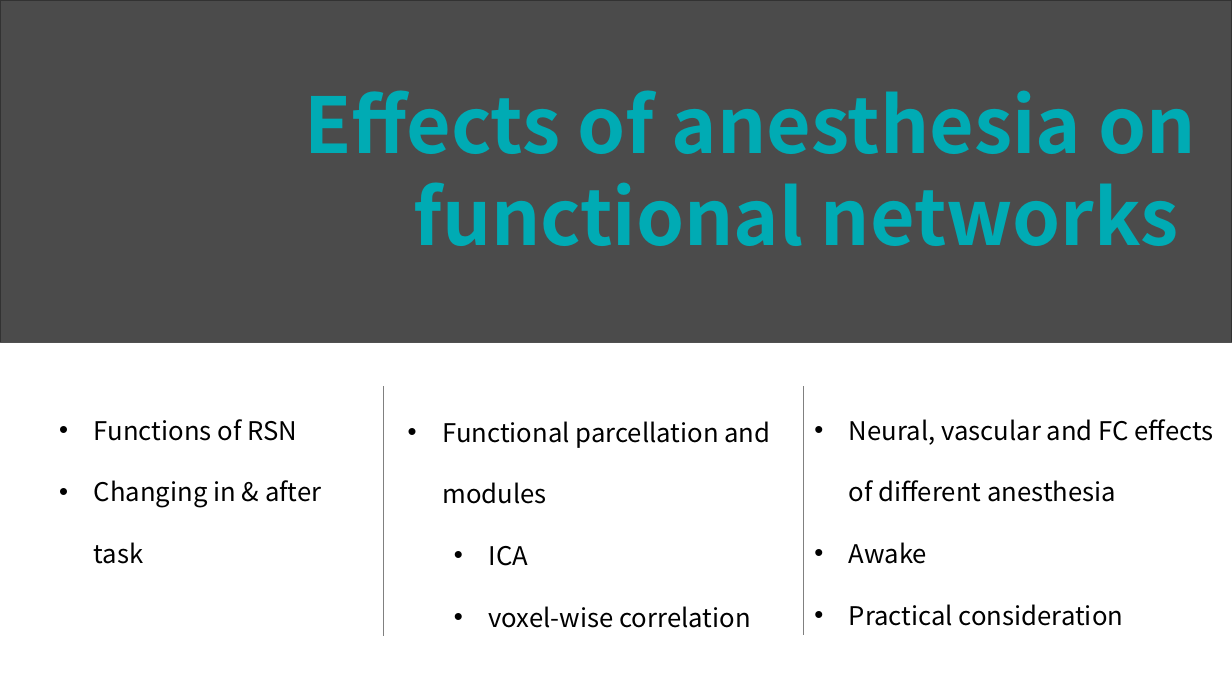
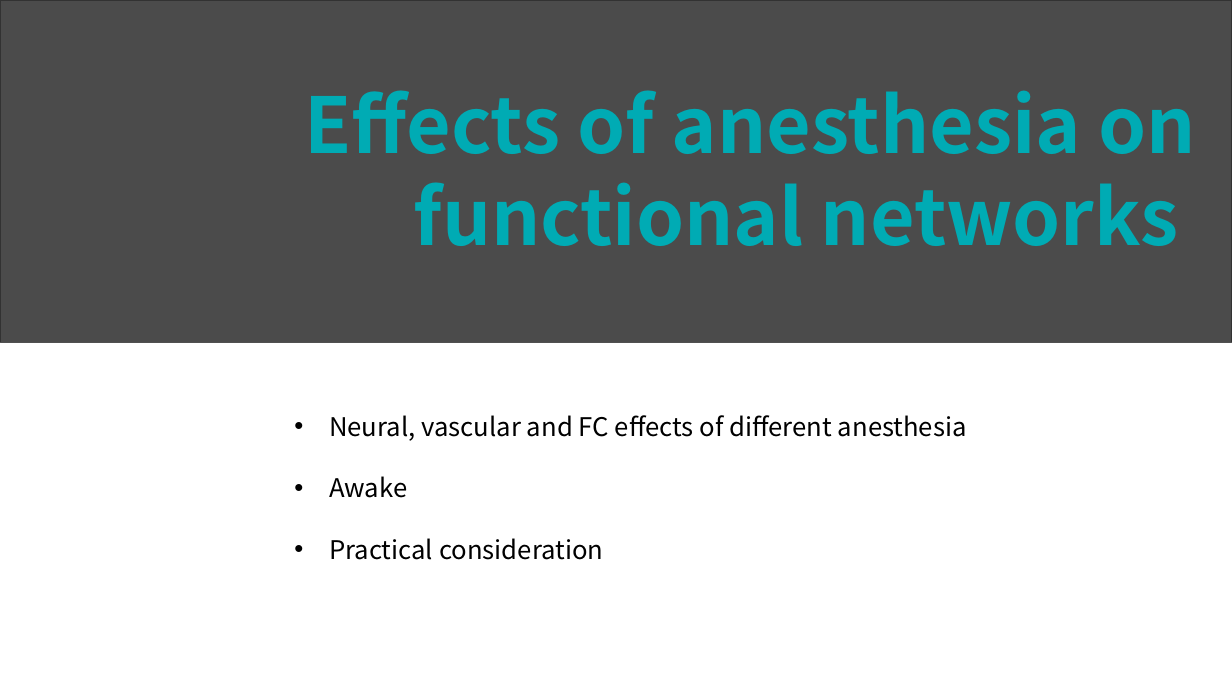
Before and after one commit to lsyoath/sheepy, a slide deck: slide 9 of Papers/啮齿类功能网络及扰动.pptx. Drawn at 1232x693 pixels with LibreOffice and Linux fonts; fonts in the diff are those of the drawing; grey boxes stand for pictures. Boxes give left, top, right and bottom in pixels: in the first picture for what was removed or moved away, otherwise in the second. Text is boxed around its words. In the diff, an @@ line names an element or a change of style, - is before the commit and + after.

```diff
--- a/Papers/啮齿类功能网络及扰动.pptx
+++ b/Papers/啮齿类功能网络及扰动.pptx
@@ text "Neural, vascular and FC effects ..." rewrapped from (849, 419, 1214, 626) to (329, 415, 967, 560) @@
@@ line removed from (384, 386) to (384, 636) @@
@@ line removed from (803, 386) to (803, 635) @@
@@ text removed at (94, 419, 321, 564) @@
-  • Functions of RSN
-  • Changing in & after task
@@ text removed at (442, 421, 771, 628) @@
-• Functional parcellation and modules
-  • ICA
-  • voxel-wise correlation
```
Also in this commit, not shown: 2 other slides changed, 6 slides added, 5 slides removed.
